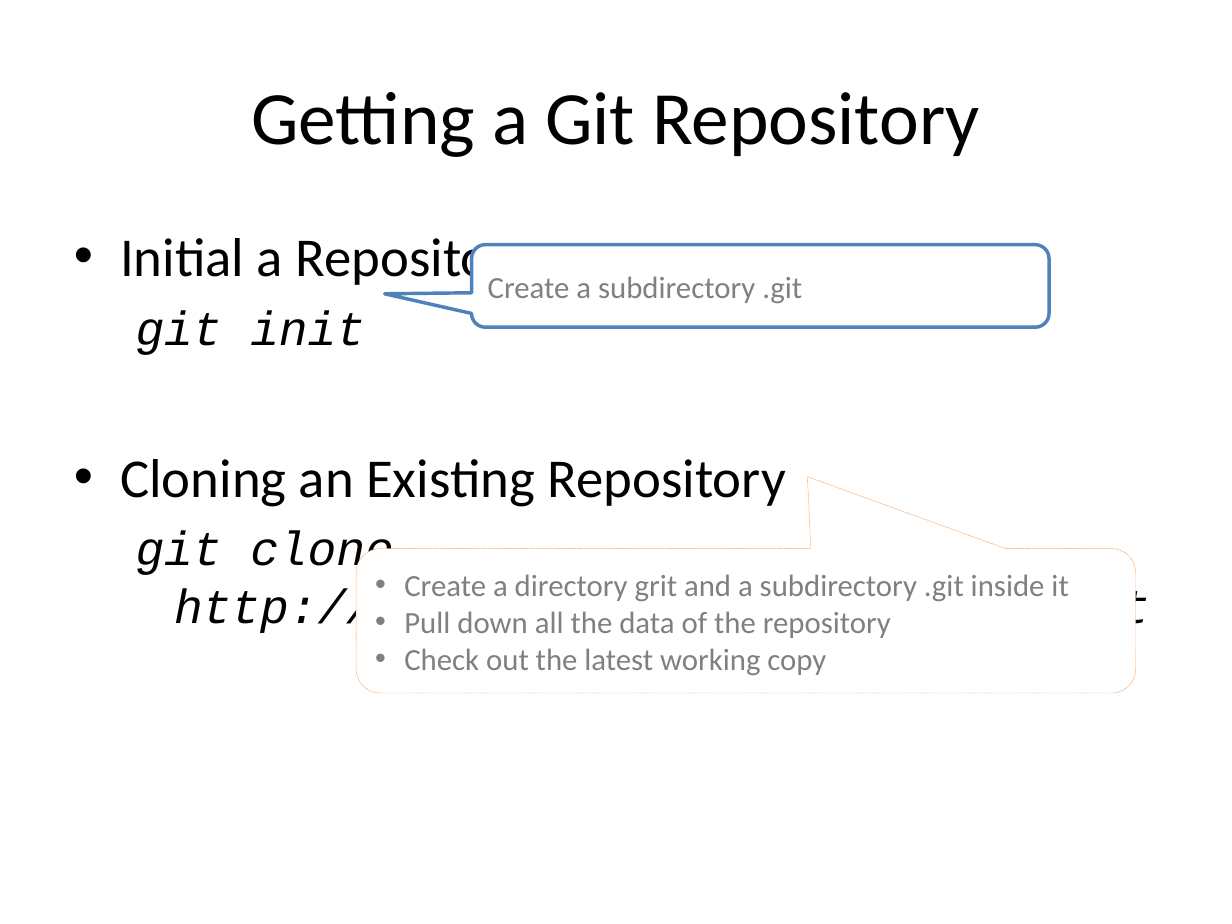
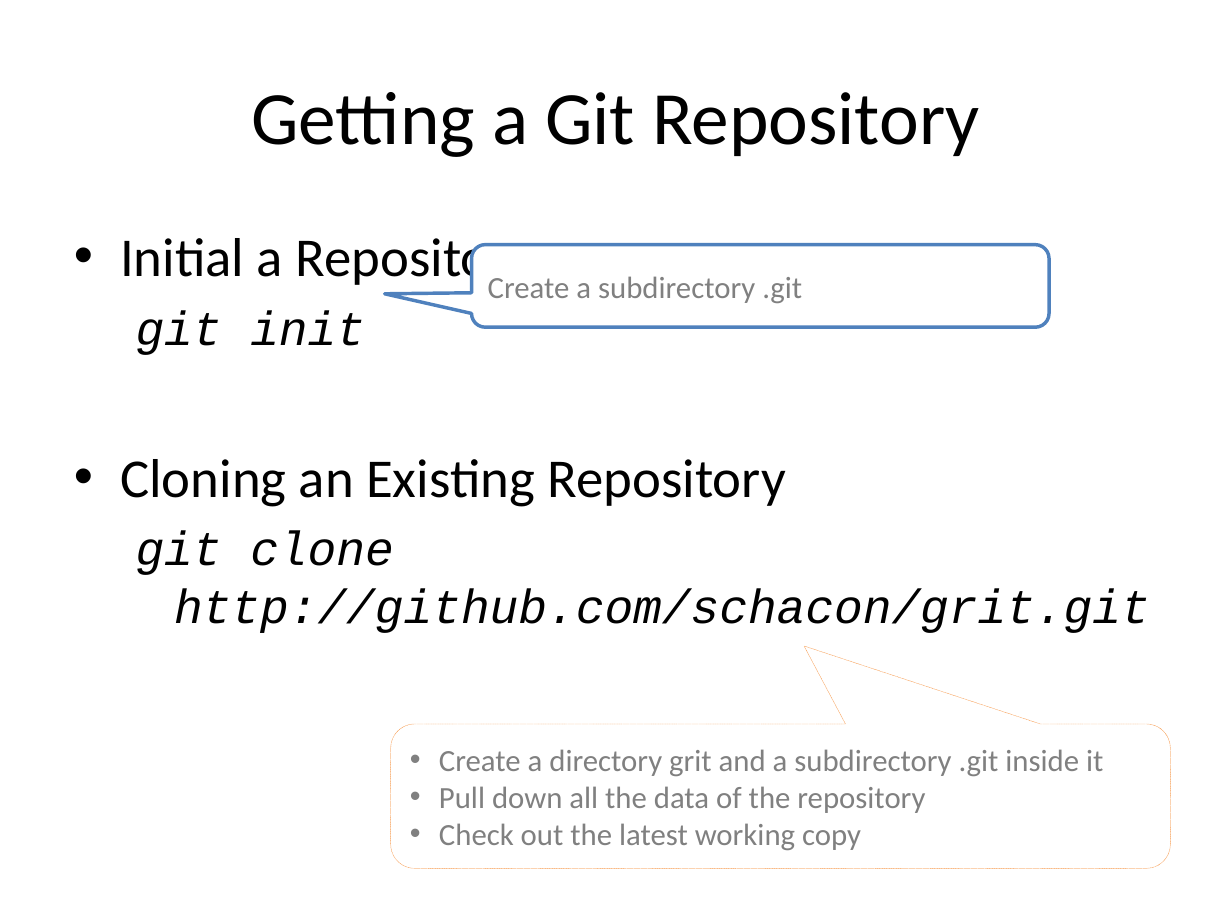
Before and after one commit to hunganhu/slide, a slide deck: slide 35 of gitBasic.pptx. Drawn at 1232x924 pixels with LibreOffice and Linux fonts; fonts in the diff are those of the drawing. Boxes give left, top, right and bottom in pixels: in the first picture for what was removed or moved away, otherwise in the second. Text is boxed around its words. In the diff, an @@ line names an element or a change of style, - is before the commit and + after.

```diff
--- a/gitBasic.pptx
+++ b/gitBasic.pptx
@@ rounded speech box "Create a directory grit and ...": place and size @@
-rounded speech box "Create a directory grit and ..." at box(356, 548, 1136, 692)
+rounded speech box "Create a directory grit and ..." at box(391, 724, 1170, 869)
@@ rounded speech box "Create a directory grit and ..." at box(391, 724, 1170, 869): proportions changed @@
```
Also in this commit, not shown: 14 other slides changed.
